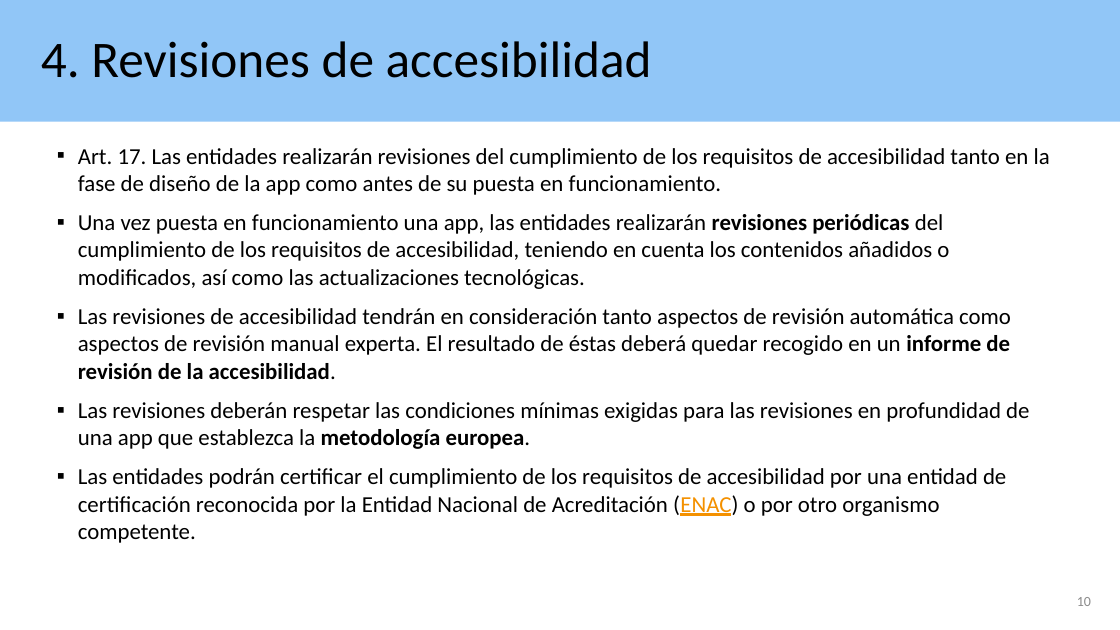
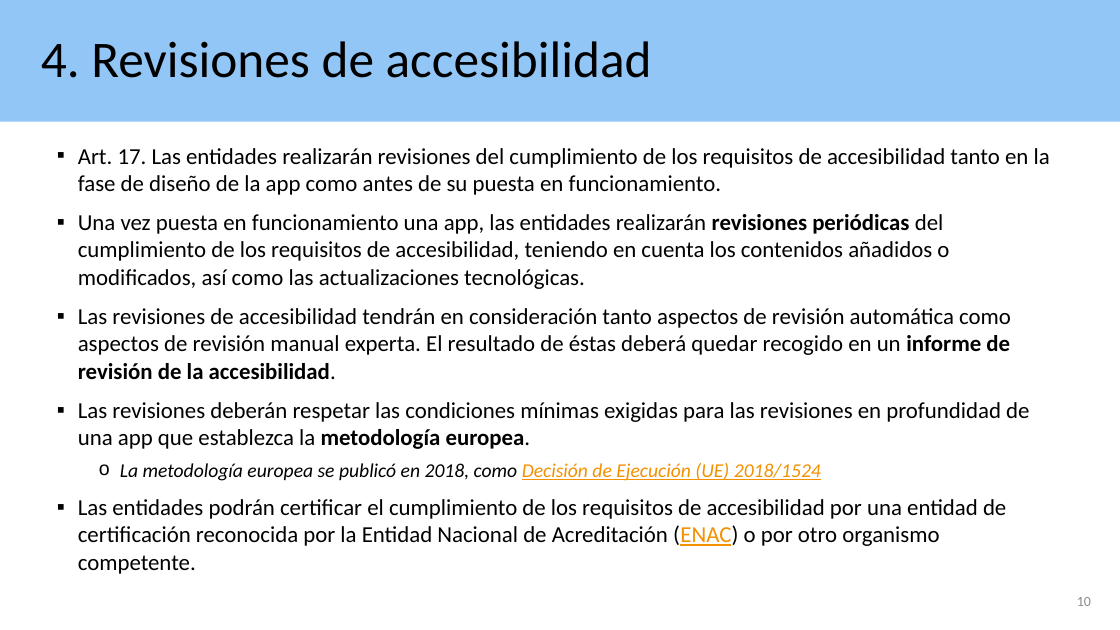
Before and after one commit to josehilera/accesibilidad, a slide deck: slide 10 of apps/Accesibilidad apps aplicando RD 1112 2018.pptx. Drawn at 1120x630 pixels with LibreOffice and Linux fonts; fonts in the diff are those of the drawing. Boxes give left, top, right and bottom in pixels: in the first picture for what was removed or moved away, otherwise in the second. Text is boxed around its words. In the diff, an @@ line names an element or a change of style, - is before the commit and + after.

Commit message:
Ejemplo de evaluación de accesibilidad de app

```diff
--- a/apps/Accesibilidad apps aplicando RD 1112 2018.pptx
+++ b/apps/Accesibilidad apps aplicando RD 1112 2018.pptx
@@ text at [120,463,821,481]: paragraph added @@
+  o La metodología europea se publicó en 2018, como Decisión de Ejecución (UE) 2018/1524
```
Also in this commit, not shown: 9 other slides changed, 1 slide removed, 4 other files.
